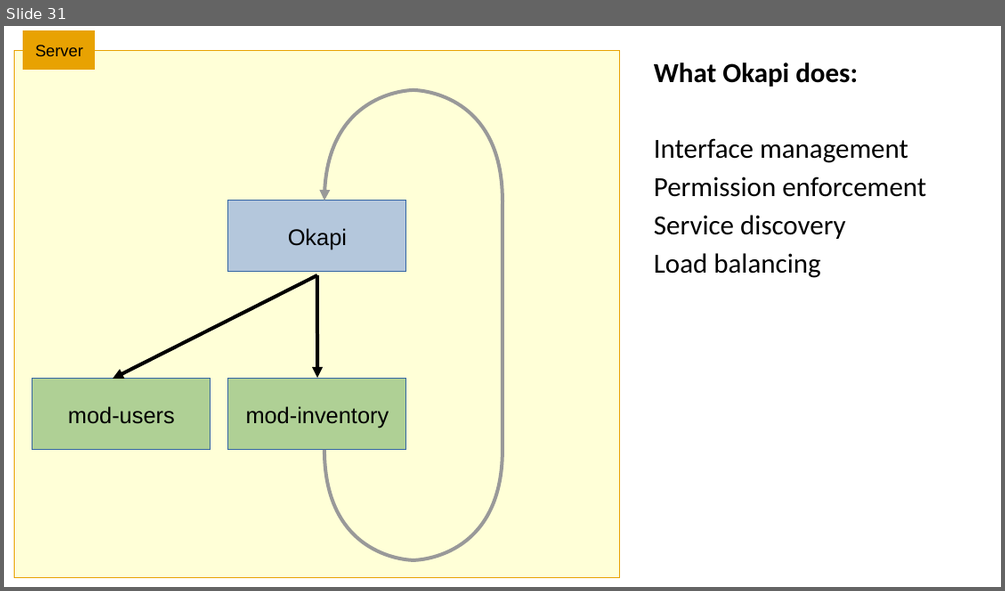
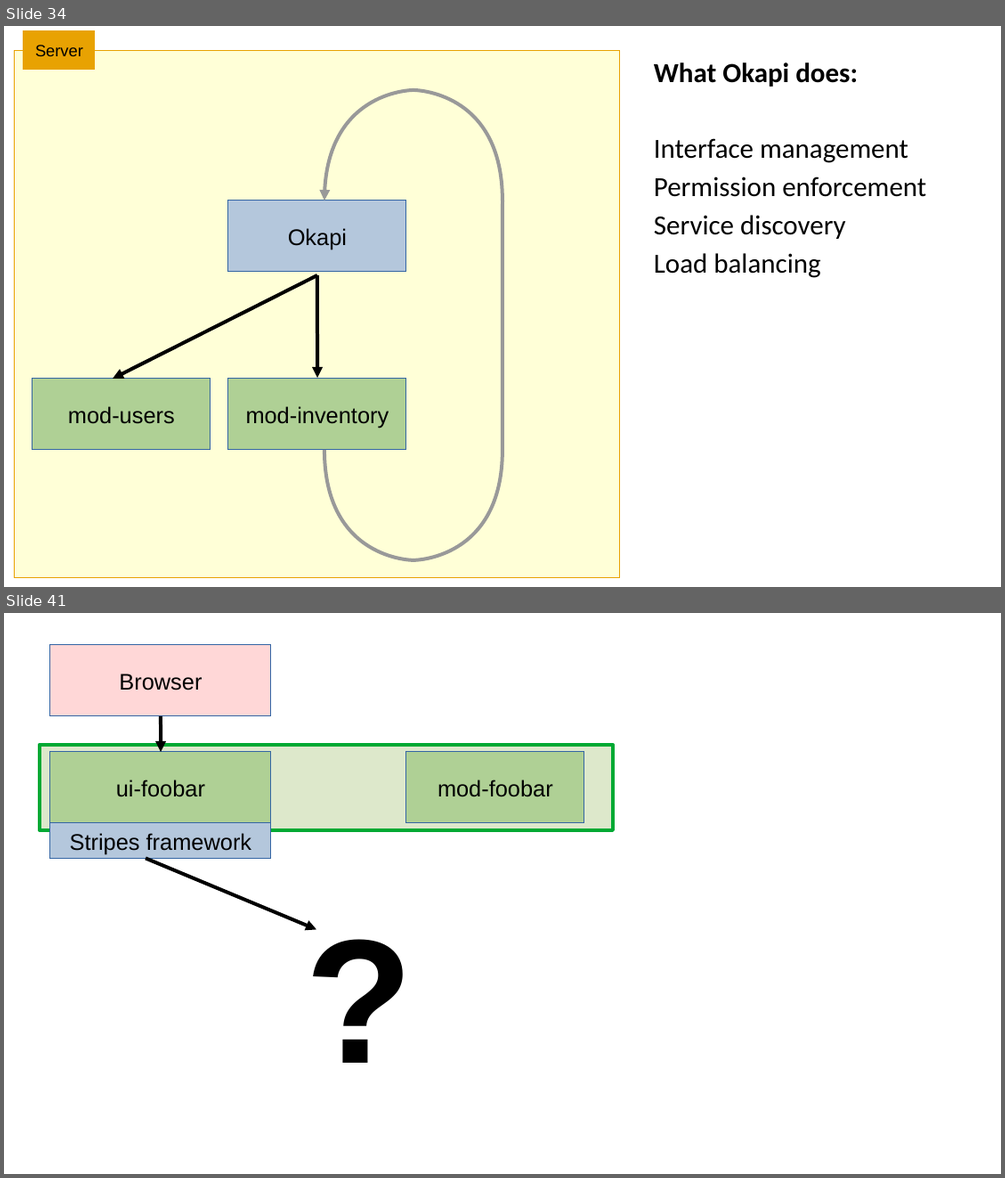
Before and after one commit to MikeTaylor/intro-to-folio-talk, a slide deck: intro-to-folio-talk.odp. Shown one above the other, each under a label of ours: slide 31 before the commit, slides 34 and 41 after it; the slides between them are not shown. The pictures are 1005x591 and 1005x1178 pixels, drawn with LibreOffice and Linux fonts; fonts in the diff are those of the drawing. Boxes give left, top, right and bottom in pixels: in the first picture for what was removed or moved away, otherwise in the second. Text is boxed around its words. In the diff, an @@ line names an element or a change of style, - is before the commit and + after.

```diff
--- a/intro-to-folio-talk.odp
+++ b/intro-to-folio-talk.odp
@@ slide 41 added at [4, 613, 1001, 1174], background #FFFFFF @@
@@ rectangle added at [50, 645, 271, 716], fill #FFD7D7, outline #3465A4 0 pt, 18 pt, text #000000 @@
+Browser
@@ arrow added from (161, 716) to (161, 753), #000000 2.83 pt @@
@@ rectangle added at [40, 745, 613, 830], fill #DDE8CB, outline #00A933 2.83 pt @@
@@ rectangle added at [50, 753, 271, 824], fill #AFD095, outline #3465A4 0 pt, 18 pt, text #000000 @@
+ui-foobar
@@ rectangle added at [406, 753, 584, 824], fill #AFD095, outline #3465A4 0 pt, 18 pt, text #000000 @@
+mod-foobar
@@ rectangle added at [50, 823, 271, 858], fill #B4C7DC, outline #3465A4 0 pt, 18 pt, text #000000 @@
+Stripes framework
@@ arrow added from (146, 858) to (317, 930), #000000 2.83 pt @@
@@ text added at [297, 882, 423, 1088], 140.6 pt, text #000000, bold @@
+?
@@ what was slide 31 is now slide 34 @@
```
Also in this commit, not shown: 14 other slides added.
